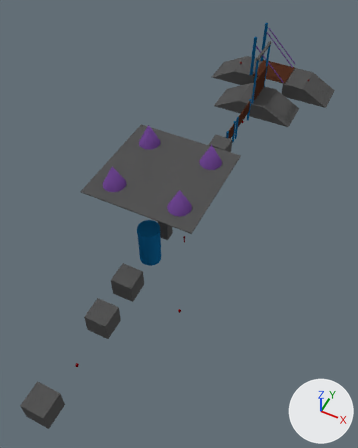
An edit to the Blender file models/FoundationEBF.blend, drawn before and after from the same camera.
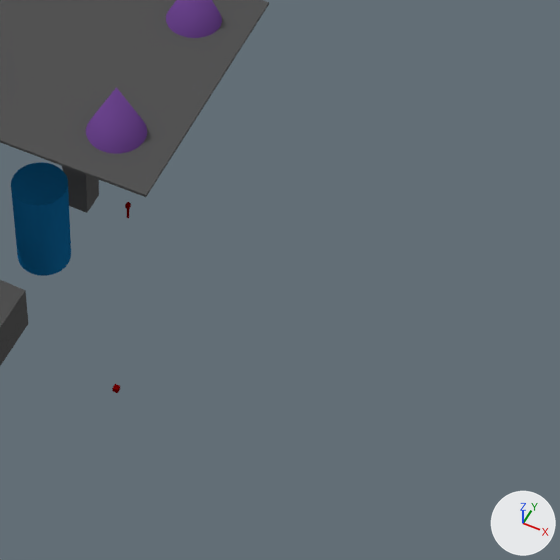
Old and new are each drawn whole from a 50 mm lens placed at (5.1, -38.3, 36.4), pointed at (-9.3, -9.6, 0.5) and again close up on the part from 37% to 100% of the width and 35% to 85% of the height. The lights are fixed; the arrows at lower right show +X, +Y and +Z. Objects named as collision shapes, trigger or cutter boxes, shadow casters or lower levels of detail are left out.
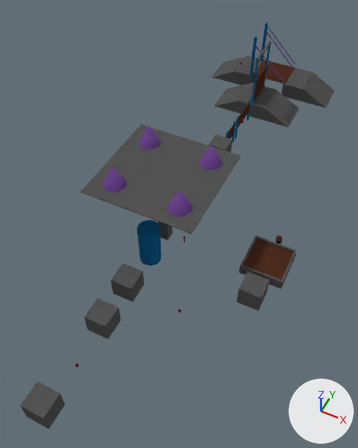
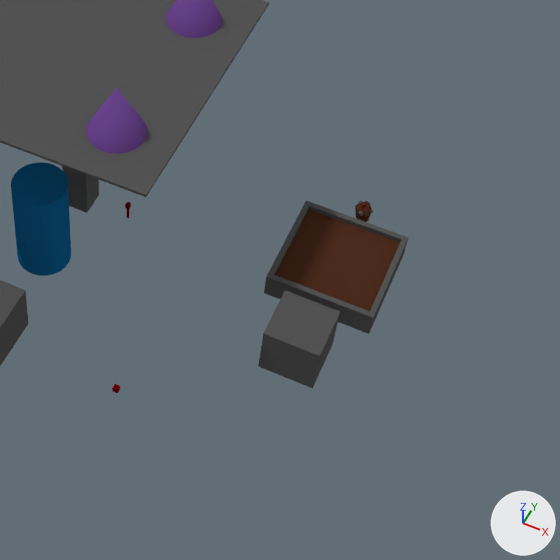
Pixel boxes [x1, y1, x2, y2] of what changed, in the close-ups (560 x 560 px):
'Cube.024', added
    after: [264, 201, 409, 334]
    faces in mat_material_brown (brown #4e2d1f): [275, 209, 400, 311]
    faces in mat_material_grey (dark grey #555555): [264, 201, 409, 334]
'Cube.025', added
    after: [258, 290, 340, 389]
'Base', added
    after: [355, 201, 371, 222]

The change, as a list of edits to the scene's bpy script:
```text
Add me_plane:
    me_plane.from_pydata([(0.0, 0.0, -0.05), (0.0, 0.0, 0.376), (-0.252, 0.248, 0.519), (-0.054, -0.34, 0.483), (0.341, 0.084, 0.454), (0.0, 0.0, 0.25)], [(5, 1), (1, 2), (1, 3), (1, 4), (0, 5)], [])
    me_plane.materials.append(mat_material_brown)  # brown #4e2d1f
Add me_cube_099:
    me_cube_099.from_pydata(...)  # 16 vertices, 14 faces; spans x -1.0..1.0, y -1.0..1.0, z -1.0..1.0
    # faces by material slot: [13, 1]
    me_cube_099.materials.append(mat_material_grey)  # dark grey #555555
    me_cube_099.materials.append(mat_material_brown)  # brown #4e2d1f
Add ob_cube_025:
    ob_cube_025 = bpy.data.objects.new('Cube.025', me_cube_094.copy())  # the mesh of ob_cube_021
    ob_cube_025.parent = ob_plantationpart
    ob_cube_025.location = (0.0, 0.0, 1.0)
Add ob_plantationpart:
    ob_plantationpart = bpy.data.objects.new('PlantationPart', None)
    ob_plantationpart.location = (0.0, -14.0, 0.0)
Add ob_base:
    ob_base = bpy.data.objects.new('Base', me_plane)
    ob_base.parent = ob_plantable
    ob_base.location = (0.0, 0.0, 0.0)
    _m = ob_base.modifiers.new('Skin', 'SKIN')
    _m.use_smooth_shade = True
    _m = ob_base.modifiers.new('Subdivision', 'SUBSURF')
Add ob_plantable:
    ob_plantable = bpy.data.objects.new('Plantable', None)
    ob_plantable.location = (0.0, -7.0, 0.0)
Add ob_cube_024:
    ob_cube_024 = bpy.data.objects.new('Cube.024', me_cube_099)
    ob_cube_024.parent = ob_plantingpotpart
    ob_cube_024.location = (0.0, 0.0, 0.5)
    ob_cube_024.scale = (2.0, 2.0, 0.5)
Add ob_plantingpotpart:
    ob_plantingpotpart = bpy.data.objects.new('PlantingPotPart', None)
    ob_plantingpotpart.location = (0.0, -10.0, 0.0)
```
